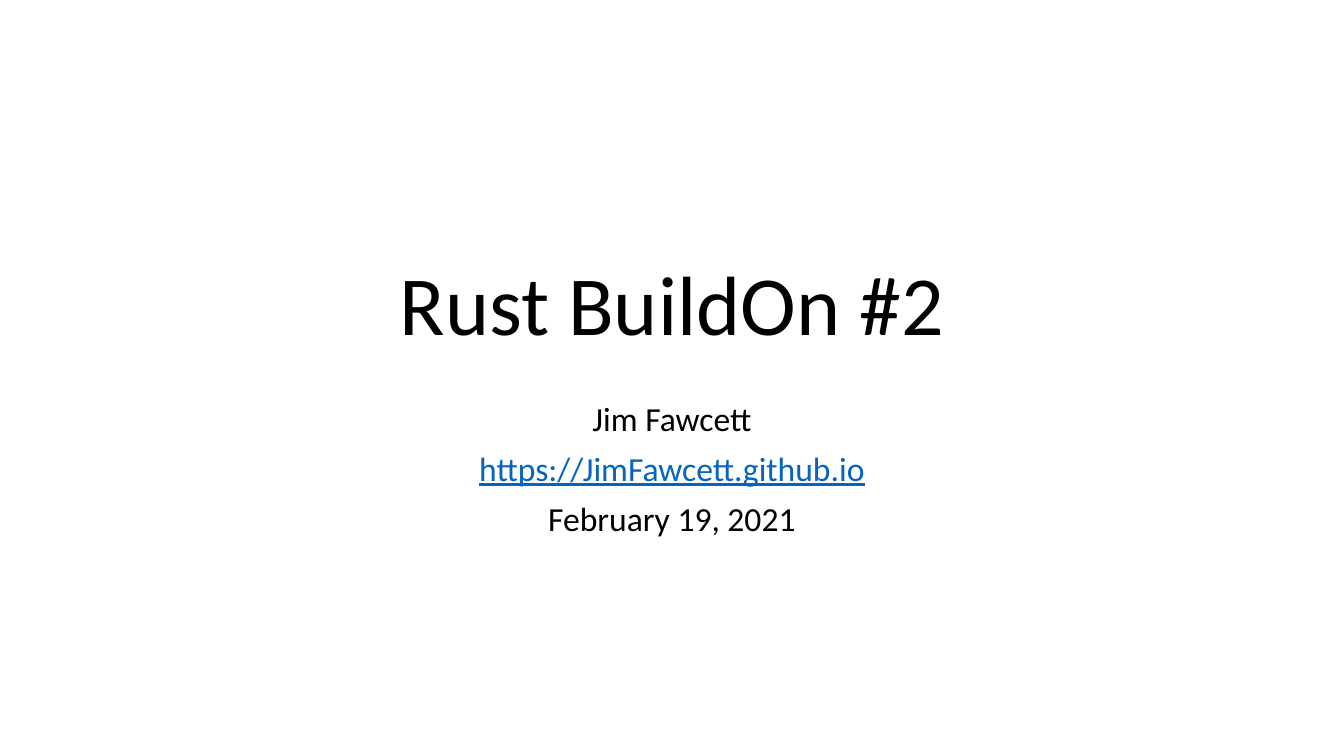
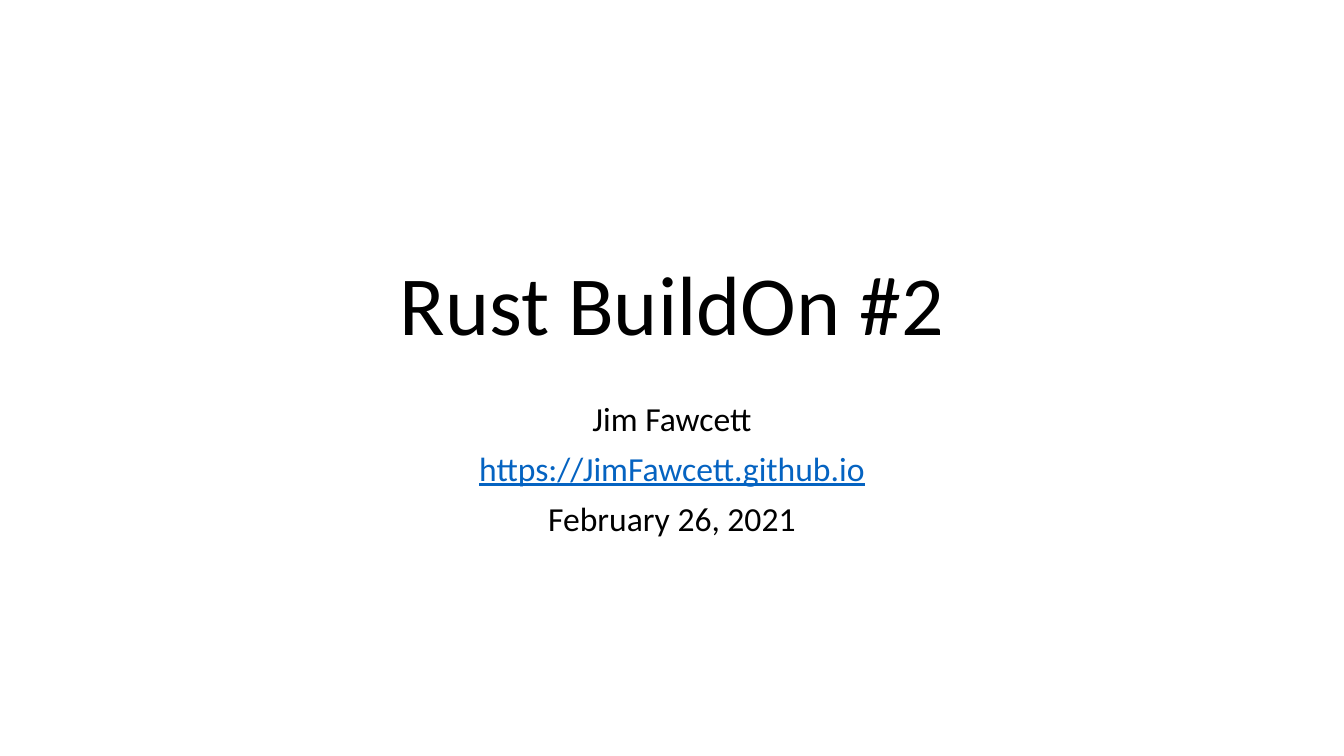
Before and after one commit to JimFawcett/BuildOn, a slide deck: slide 1 of Build-On-2.pptx. Drawn at 1344x756 pixels with LibreOffice and Linux fonts; fonts in the diff are those of the drawing. Boxes give left, top, right and bottom in pixels: in the first picture for what was removed or moved away, otherwise in the second. Text is boxed around its words. In the diff, an @@ line names an element or a change of style, - is before the commit and + after.

```diff
--- a/Build-On-2.pptx
+++ b/Build-On-2.pptx
@@ subtitle at (x1=548, y1=507, x2=795, y2=537): text changed @@
-February 19, 2021
+February 26, 2021
```
Also in this commit, not shown: 1 other slide changed, 1 other file.
